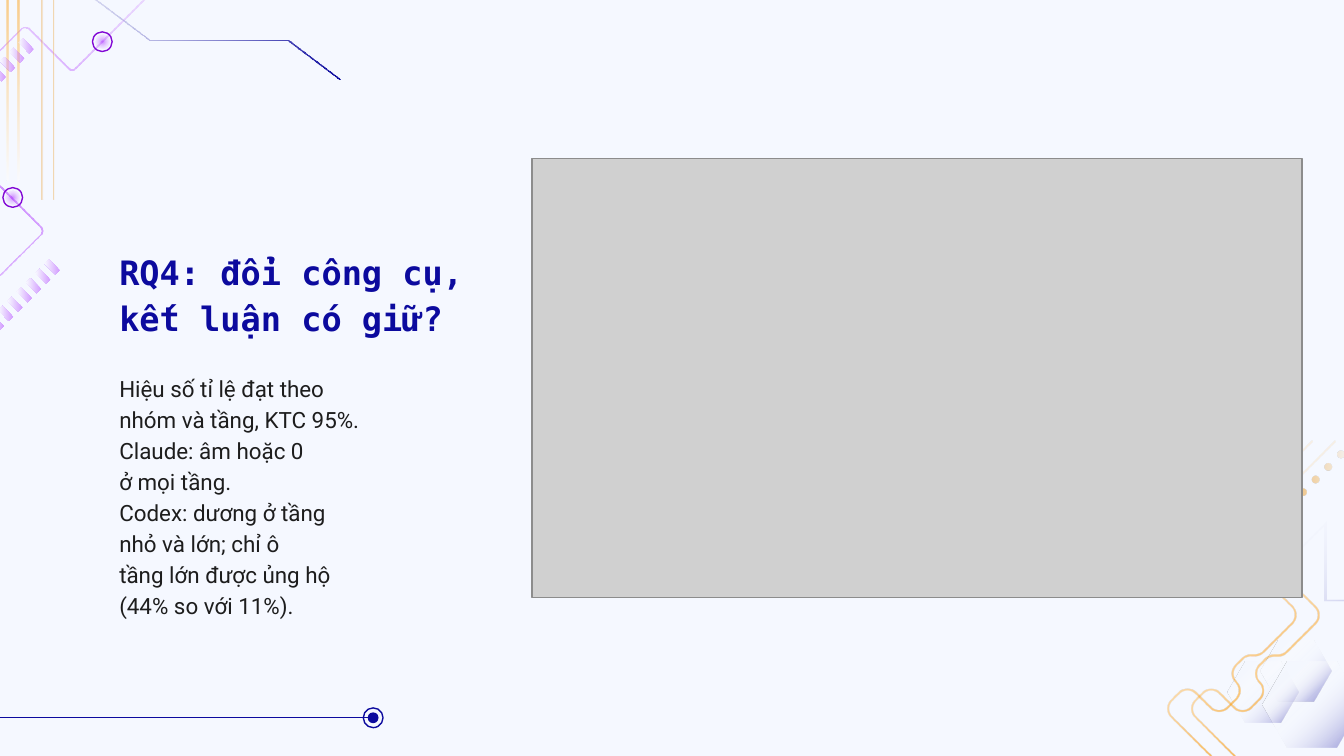
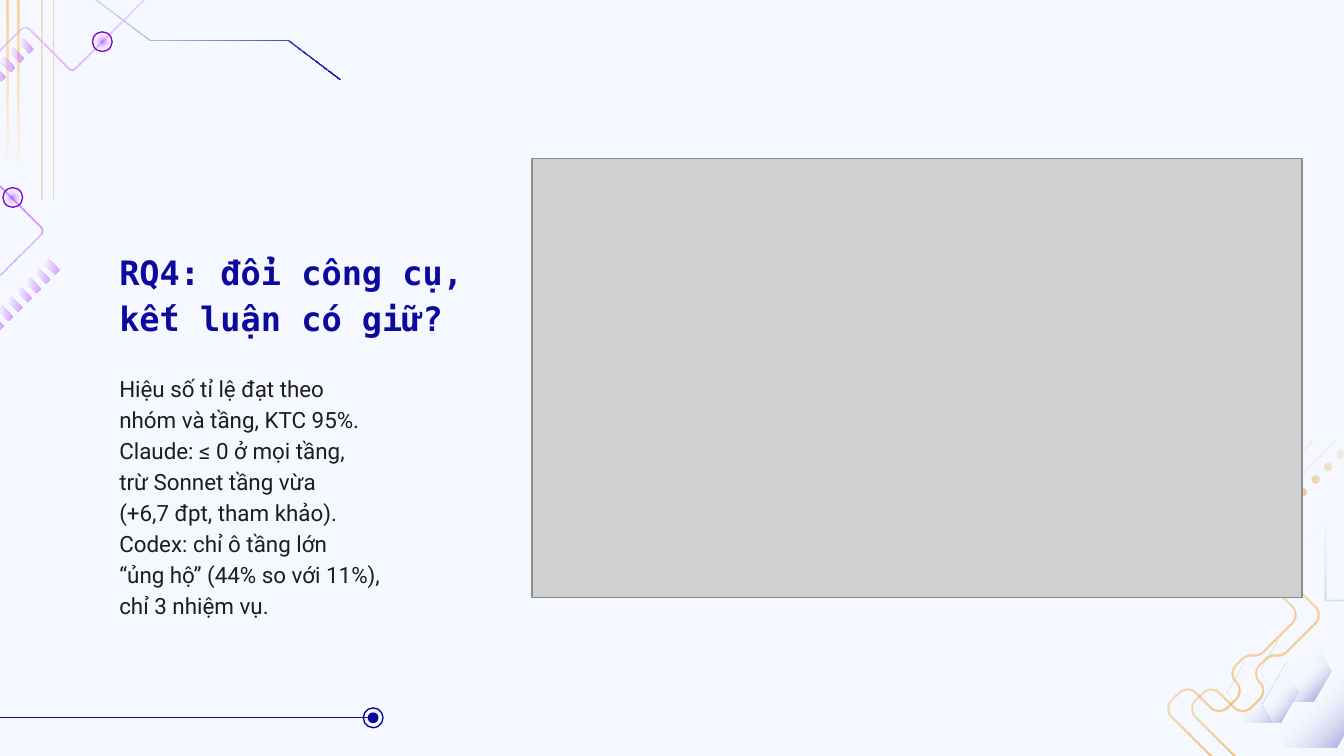
Before and after one commit to doanan293/vipharmind-ai-sdlc-study, a slide deck: slide 16 of docs/presentation/vipharmind-slides.pptx. Drawn at 1344x756 pixels with LibreOffice and Linux fonts; fonts in the diff are those of the drawing; grey boxes stand for pictures; background and template pictures are left out. Boxes give left, top, right and bottom in pixels: in the first picture for what was removed or moved away, otherwise in the second. Text is boxed around its words. In the diff, an @@ line names an element or a change of style, - is before the commit and + after.

```diff
--- a/docs/presentation/vipharmind-slides.pptx
+++ b/docs/presentation/vipharmind-slides.pptx
@@ text at <box>119,378,380,618</box>: text changed @@
-Hiệu số tỉ lệ đạt theo
-nhóm và tầng, KTC 95%.
-Claude: âm hoặc 0
-ở mọi tầng.
-Codex: dương ở tầng
-nhỏ và lớn; chỉ ô
-tầng lớn được ủng hộ
-(44% so với 11%).
+Hiệu số tỉ lệ đạt theo
+nhóm và tầng, KTC 95%.
+Claude: ≤ 0 ở mọi tầng,
+trừ Sonnet tầng vừa
+(+6,7 đpt, tham khảo).
+Codex: chỉ ô tầng lớn
+“ủng hộ” (44% so với 11%),
+chỉ 3 nhiệm vụ.
```
Also in this commit, not shown: 9 other slides changed, 5 other files.
